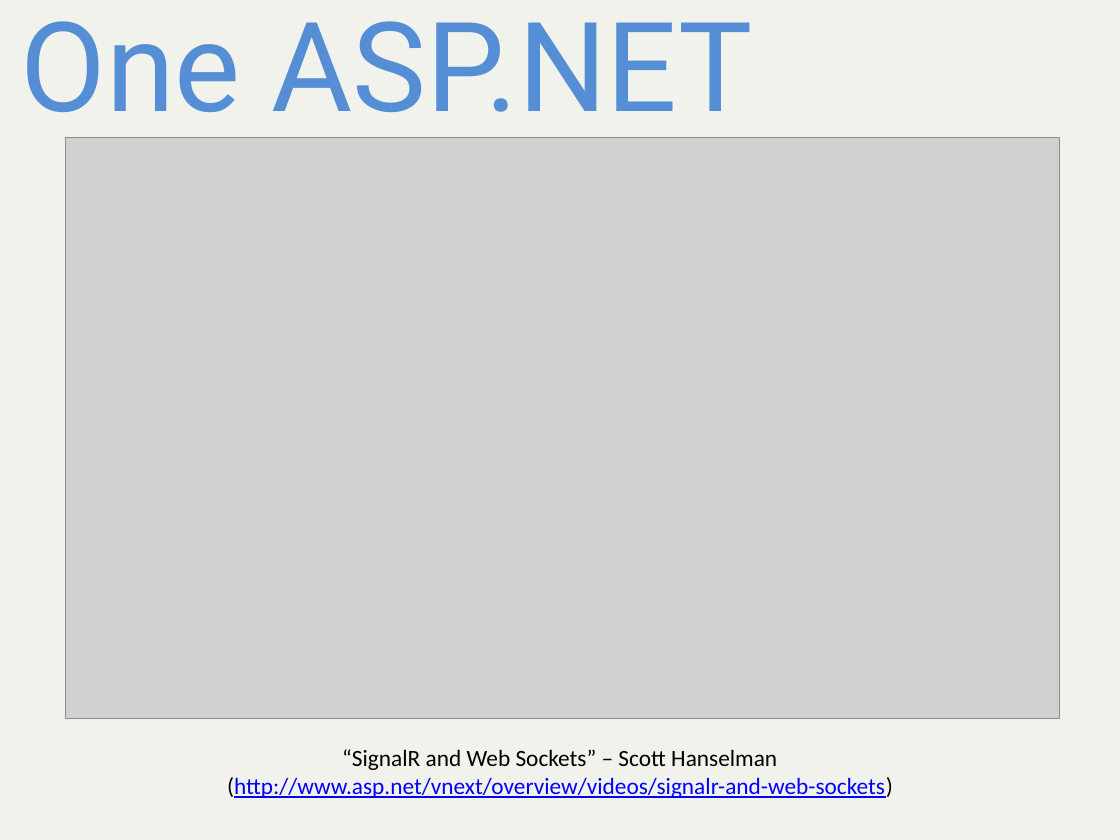
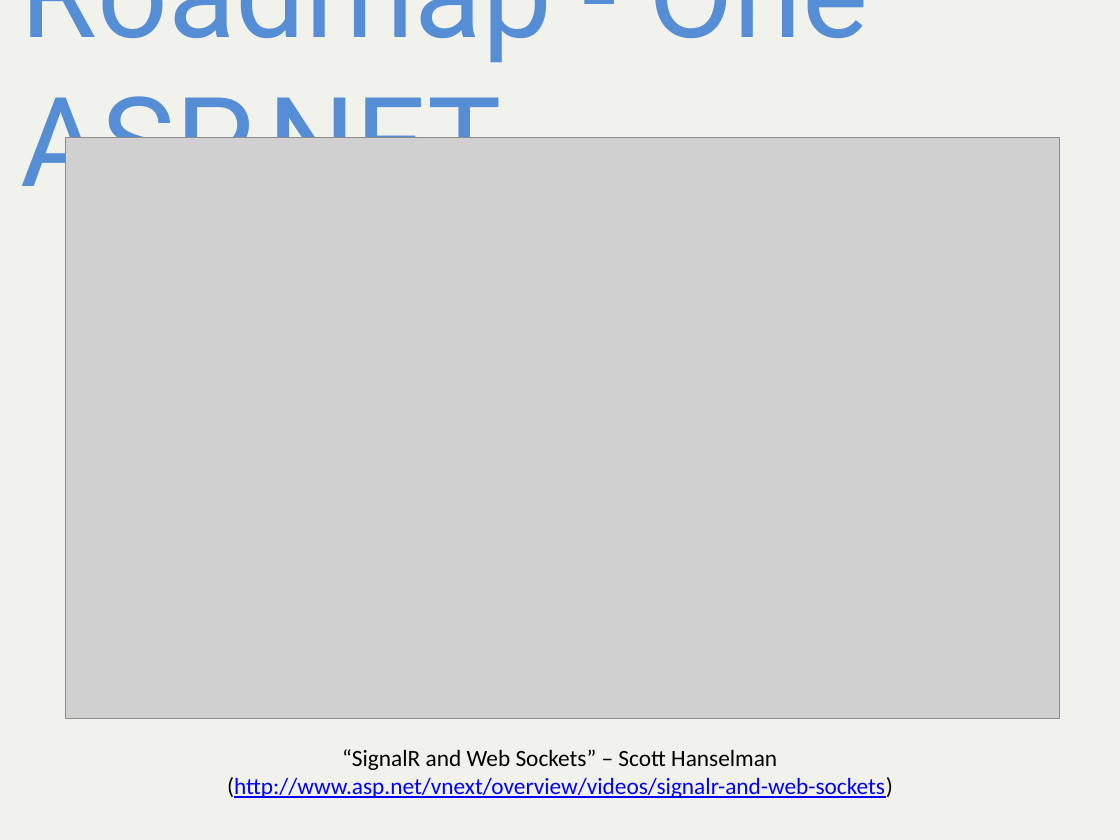
Before and after one commit to alani/Talks, a slide deck: slide 30 of SignalR-Intro/SignalRIntro.pptx (slide 27 before the commit). Drawn at 1120x840 pixels with LibreOffice and Linux fonts; fonts in the diff are those of the drawing; grey boxes stand for pictures. Boxes give left, top, right and bottom in pixels: in the first picture for what was removed or moved away, otherwise in the second. Text is boxed around its words. In the diff, an @@ line names an element or a change of style, - is before the commit and + after.

```diff
--- a/SignalR-Intro/SignalRIntro.pptx
+++ b/SignalR-Intro/SignalRIntro.pptx
@@ title at (21, 0, 868, 215): text changed @@
-One ASP.NET
+Roadmap - One ASP.NET
```
Also in this commit, not shown: 5 other slides changed, 14 slides added, 10 slides removed, 7 other files.
